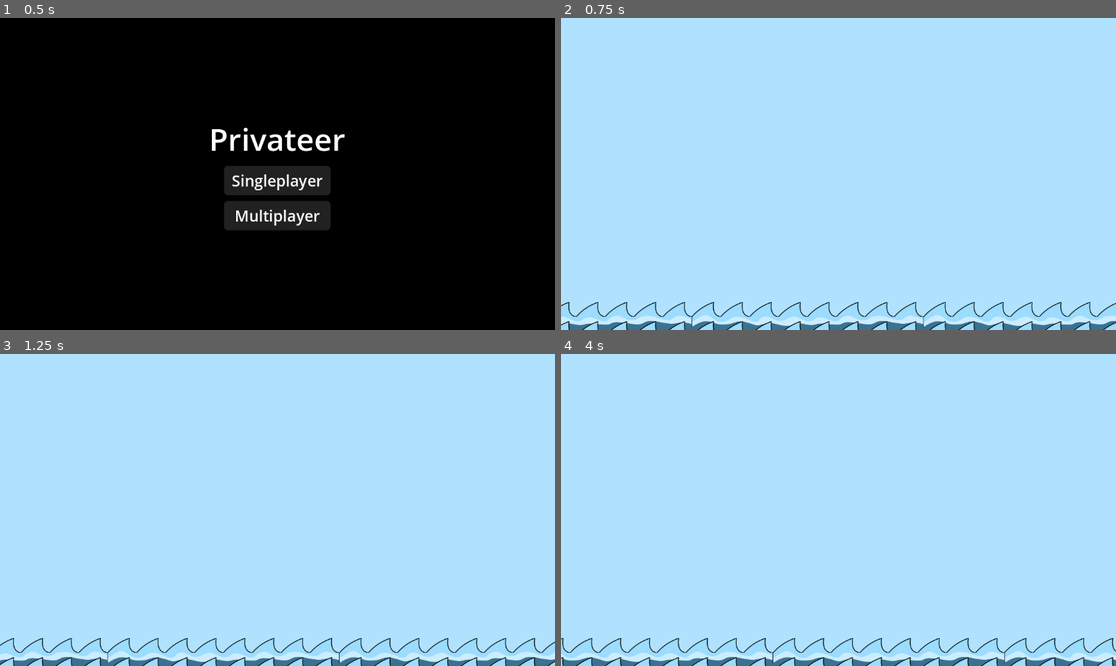
Above: before the commit, frames 1-4 (two rows, left to right).
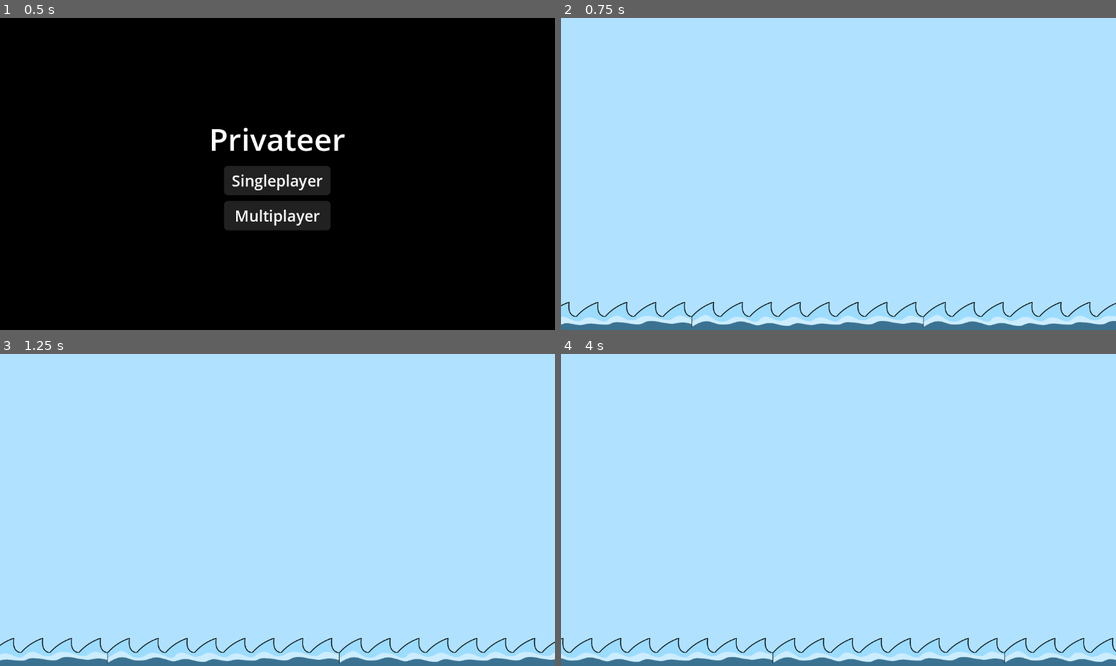
Above: after the commit, the same moments.

Repository: Changryy/Privateer
Game: Godot game, scene res://Game/Menu/Menu.tscn
The game is run twice, just before and just after one commit, with the same random seed, the same clock (stepped at 60 frames per second) and the same inputs.
Inputs (mouse positions are in pixels of both pictures, inside the frame that each line leads up to):
- Up to frame 1 (0.5 s): no input
- Up to frame 2 (0.75 s): click "Singleplayer" at 0.5 s
- Up to frame 3 (1.25 s): no input
- Up to frame 4 (4 s): move the mouse to (960, 494) at 1.27 s; press the mouse at (960, 494) at 1.28 s; hold D (right) 1.28-2.78 s; tap Space (jump) at 1.52, 2.27, 3.77 s; move the mouse to (727, 525) at 2.02 s; release the mouse at (727, 525) at 2.03 s; click (727, 525) at 2.1 s; move the mouse to (894, 441) at 2.77 s; press the mouse at (894, 441) at 2.78 s; hold A (left) 2.78-3.53 s; move the mouse to (810, 572) at 3.52 s; release the mouse at (810, 572) at 3.53 s; hold D (right) from 3.53 s (still down); click (810, 572) at 3.6 s

Frame 1 is identical in both runs. In frame 2, 1.2% of the frame differs, in the area x 0-100%, y 90-100%; in frame 3, 1.2%; in frame 4, 1.3%.
Error in both runs: Cannot call method 'change_scene_to_file' on a null value. (res://Game/Menu/Menu.gd:17)

Commit message:
Bug fixes

Diff:
--- a/Game/Global/Subsystems/Sync.gd
+++ b/Game/Global/Subsystems/Sync.gd
@@ -25,7 +25,7 @@
 	return is_connected and multiplayer.is_server()
 
 ## 1. [Client] connects to server
-func connect_to() -> void:
+func connect_to_server() -> void:
 	peer.create_client("changry.no", PORT)
 	multiplayer.multiplayer_peer = peer
 
--- a/Game/Global/Subsystems/World/World.gd
+++ b/Game/Global/Subsystems/World/World.gd
@@ -17,7 +17,7 @@
 func get_data() -> Dictionary:
 	var data: Array[Dictionary] = []
 
-	for space in gamespaces:
+	for space in gamespaces.values():
 		for node in space.get_nodes():
 			data.append({
 				name = node.name,
--- a/Game/World/Gamespace/Gamespace.gd
+++ b/Game/World/Gamespace/Gamespace.gd
@@ -1,7 +1,7 @@
 extends Area2D
 class_name Gamespace
 
-const SIZE: int = 32768
+const SIZE: int = 32768 / 2 / 2
 const HALF_SIZE := Vector2.ONE * SIZE / 2.
 
 var id: int = -1
--- a/Game/World/Main.tscn
+++ b/Game/World/Main.tscn
@@ -126,13 +126,11 @@
 [node name="Ocean3" parent="Layers/Player/Layer1" instance=ExtResource("2_mueq4")]
 
 [node name="Layer2" type="CanvasLayer" parent="Layers/Player"]
-offset = Vector2(0, 100)
-transform = Transform2D(1, 0, 0, 1, 0, 100)
 script = ExtResource("3_732wu")
 id = 2
 default = true
 
-[node name="Ocean2" parent="Layers/Player/Layer2" instance=ExtResource("2_mueq4")]
+[node name="Ocean3" parent="Layers/Player/Layer2" instance=ExtResource("2_mueq4")]
 
 [node name="Layer3" type="CanvasLayer" parent="Layers/Player"]
 offset = Vector2(0, 200)
--- a/Game/World/Player/Player.tscn
+++ b/Game/World/Player/Player.tscn
@@ -180,3 +180,5 @@
 [node name="Puppet" type="Node" parent="Input"]
 script = ExtResource("8_mgrkk")
 animation = &"Idle"
+
+[node name="Camera2D" type="Camera2D" parent="."]
